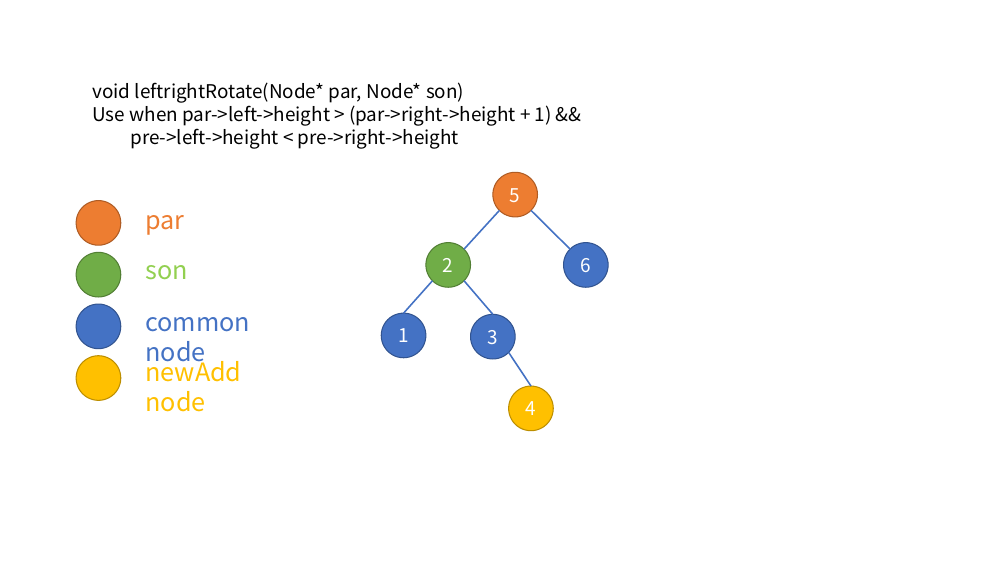
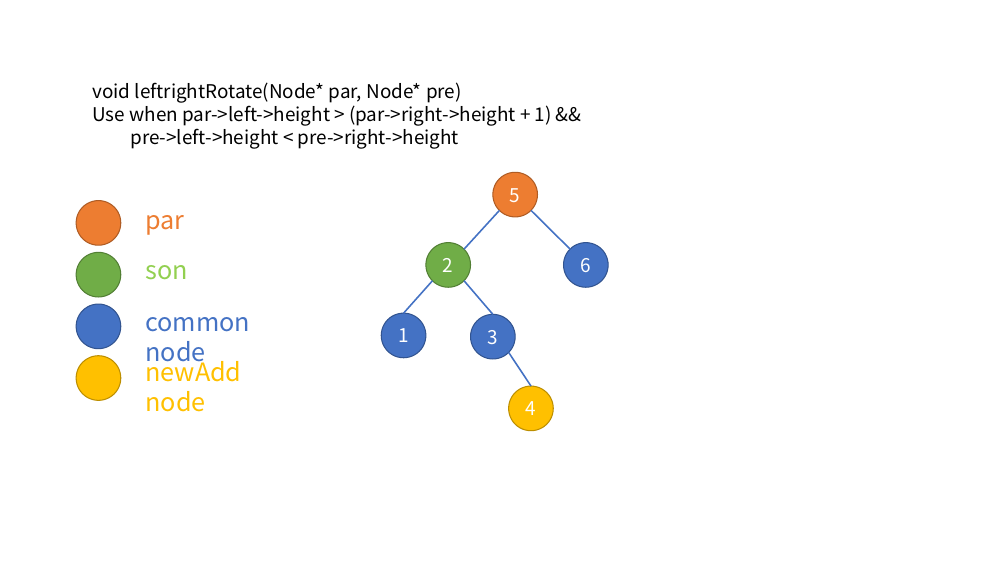
Before and after one commit to blacksea3/C--STL-test, a slide deck: slide 14 of other/CppAlgs/AVLtree.pptx. Drawn at 1008x567 pixels with LibreOffice and Linux fonts; fonts in the diff are those of the drawing. Boxes give left, top, right and bottom in pixels: in the first picture for what was removed or moved away, otherwise in the second. Text is boxed around its words. In the diff, an @@ line names an element or a change of style, - is before the commit and + after.

```diff
--- a/other/CppAlgs/AVLtree.pptx
+++ b/other/CppAlgs/AVLtree.pptx
@@ text at box(92, 82, 462, 103): text changed @@
-void leftrightRotate(Node* par, Node* son)
+void leftrightRotate(Node* par, Node* pre)
```
Also in this commit, not shown: 15 other slides changed, 1 slide added, 2 slides removed, 1 other file.
